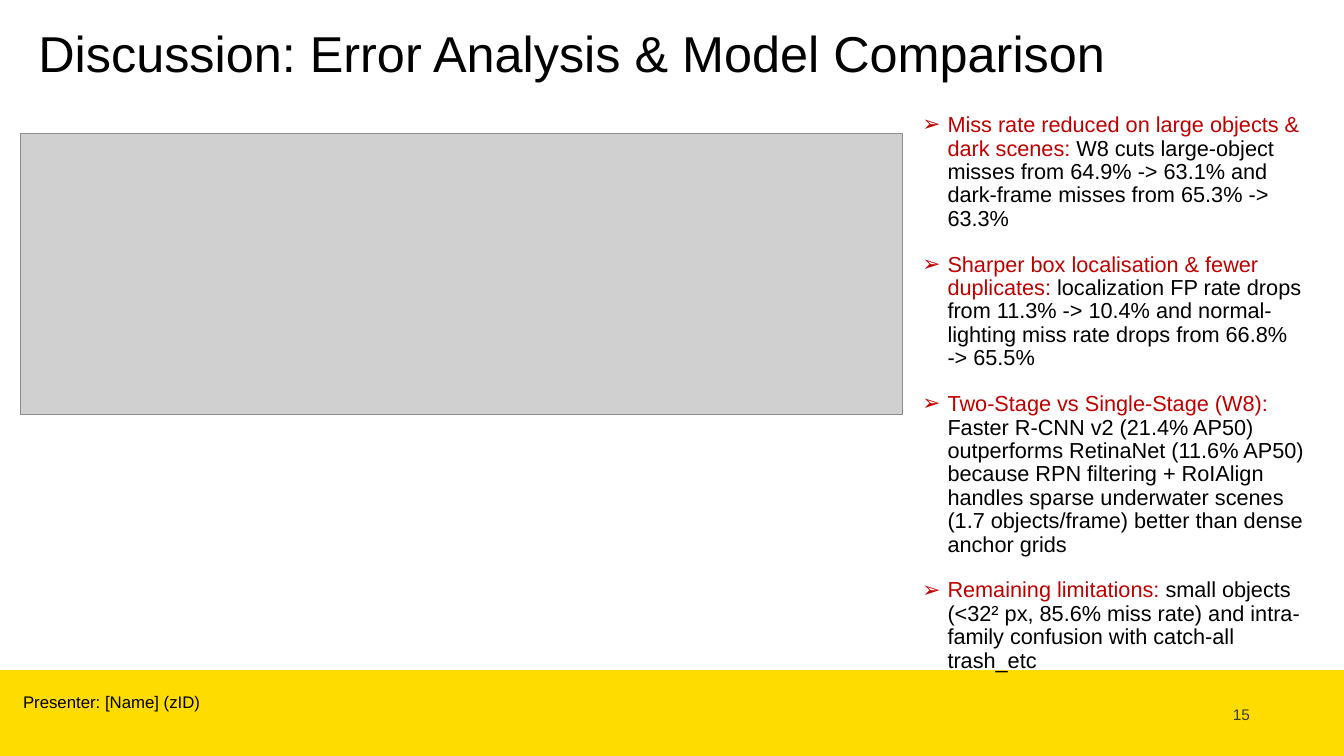
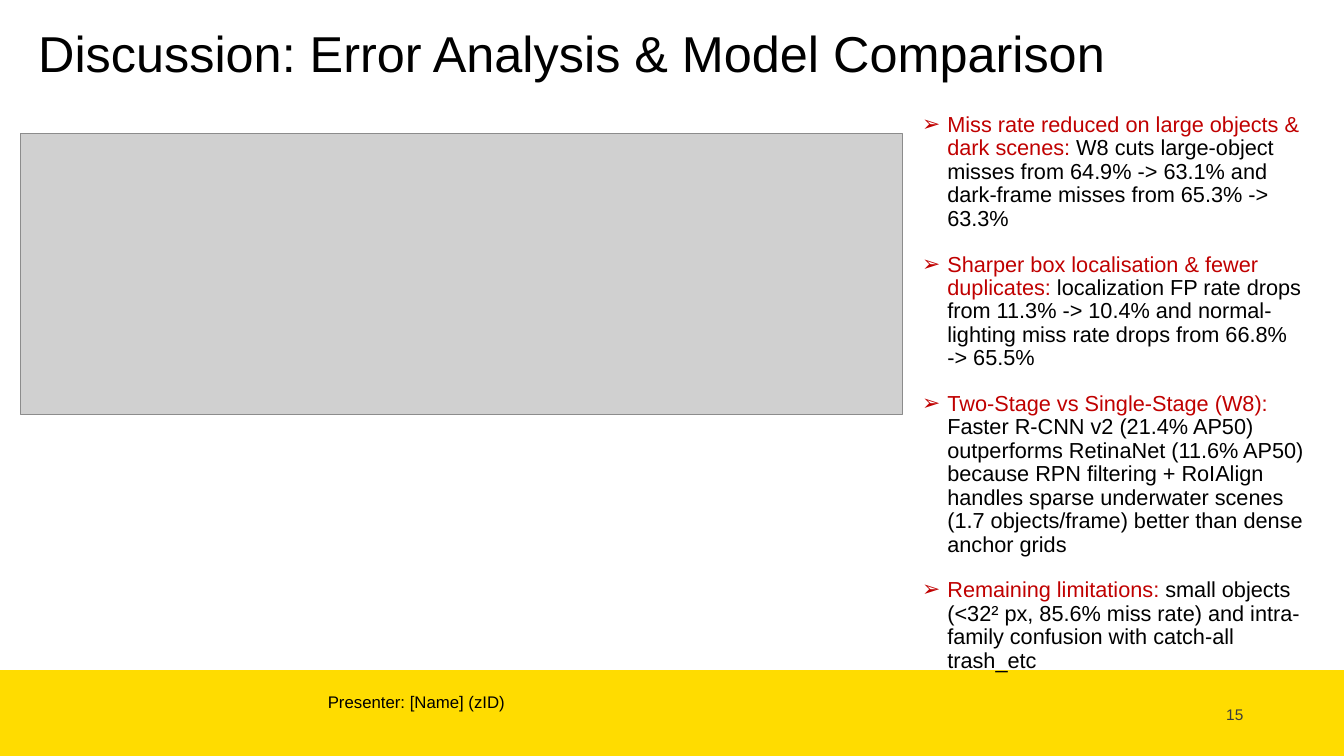
Before and after one commit to Shiz-b/asterik, a slide deck: slide 15 of COMP9444_Presentation_Asterik_and_Obelix.pptx. Drawn at 1344x756 pixels with LibreOffice and Linux fonts; fonts in the diff are those of the drawing; grey boxes stand for pictures; background and template pictures are left out. Boxes give left, top, right and bottom in pixels: in the first picture for what was removed or moved away, otherwise in the second. Text is boxed around its words. In the diff, an @@ line names an element or a change of style, - is before the commit and + after.

```diff
--- a/COMP9444_Presentation_Asterik_and_Obelix.pptx
+++ b/COMP9444_Presentation_Asterik_and_Obelix.pptx
@@ text "Presenter: [Name] (zID)": place and size @@
-text "Presenter: [Name] (zID)" at (23,696,200,712)
+text "Presenter: [Name] (zID)" at (328,696,504,712)
@@ text "15": place and size @@
-text "15" at (1233,709,1250,720)
+text "15" at (1226,709,1243,720)
```
Also in this commit, not shown: 15 other slides changed, 1 slide added, 1 slide removed, 6 other files.
